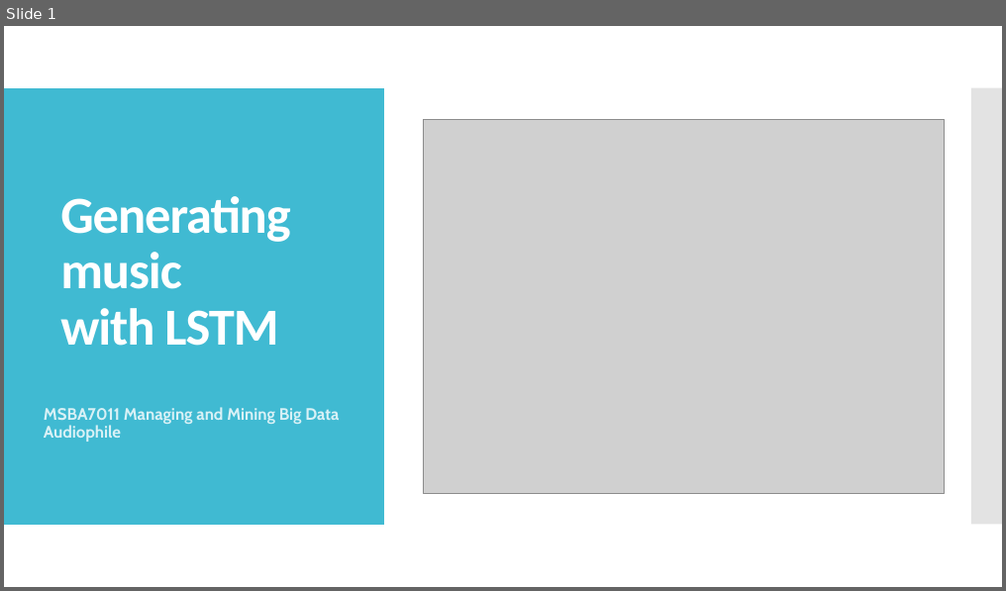
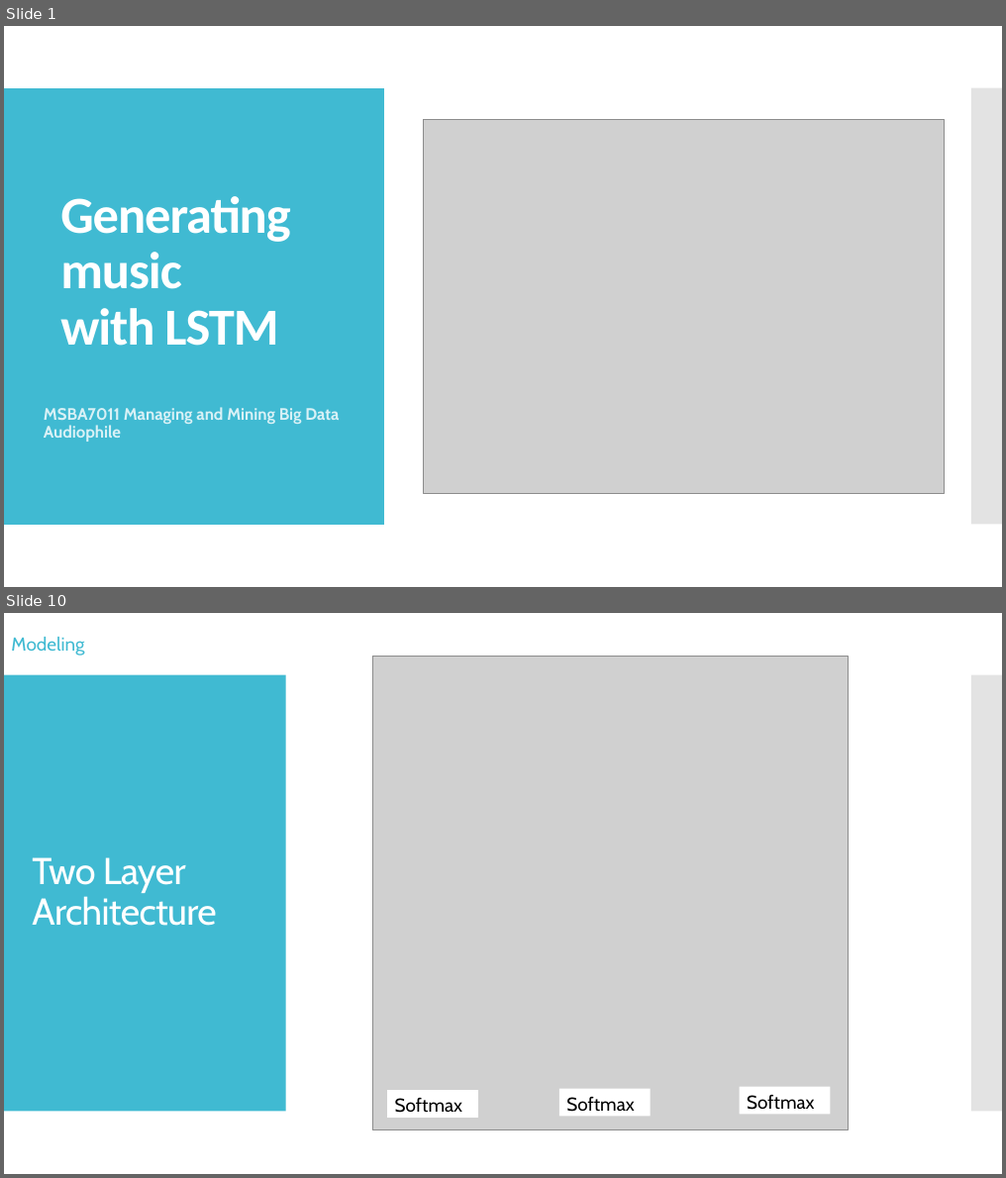
Before and after one commit to mawuliadjei/neuralnetmusicprediction, a slide deck: Generating music with LSTM.pptx. Shown one above the other, each under a label of ours: slide 1 before the commit, slides 1 and 10 after it; the slides between them are not shown. The pictures are 1006x591 and 1006x1178 pixels, drawn with LibreOffice and Linux fonts; fonts in the diff are those of the drawing; grey boxes stand for pictures. Boxes give left, top, right and bottom in pixels: in the first picture for what was removed or moved away, otherwise in the second. Text is boxed around its words. In the diff, an @@ line names an element or a change of style, - is before the commit and + after.

```diff
--- a/Generating music with LSTM.pptx
+++ b/Generating music with LSTM.pptx
@@ slide 10 added at box(4, 613, 1002, 1174), background #FFFFFF @@
@@ text added at box(11, 637, 84, 656), 18 pt, text #40BAD2 @@
+Modeling
@@ picture added at box(372, 656, 847, 1131) @@
@@ rectangle added at box(4, 675, 286, 1112), fill #40BAD2 @@
@@ rectangle added at box(971, 675, 1002, 1112), fill #C8C8C8 at 50% opacity @@
@@ title added at box(32, 858, 216, 926), 36 pt, text #FFFFFF @@
+Two Layer Architecture
@@ rectangle added at box(740, 1087, 830, 1115), fill #FFFFFF, 18 pt, text #000000 @@
+Softmax
@@ rectangle added at box(387, 1090, 478, 1118), fill #FFFFFF, 18 pt, text #000000 @@
+Softmax
@@ rectangle added at box(559, 1089, 650, 1117), fill #FFFFFF, 18 pt, text #000000 @@
+Softmax
```
Also in this commit, not shown: 5 slides changed, 20 other slides added, 8 slides removed.
